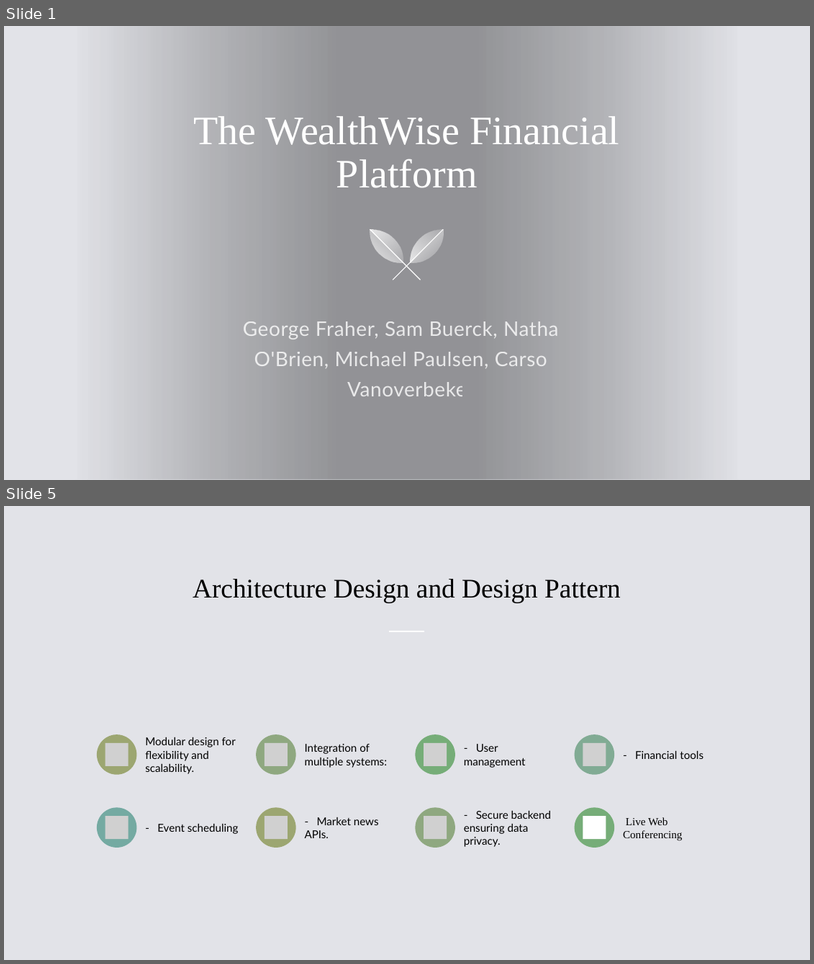
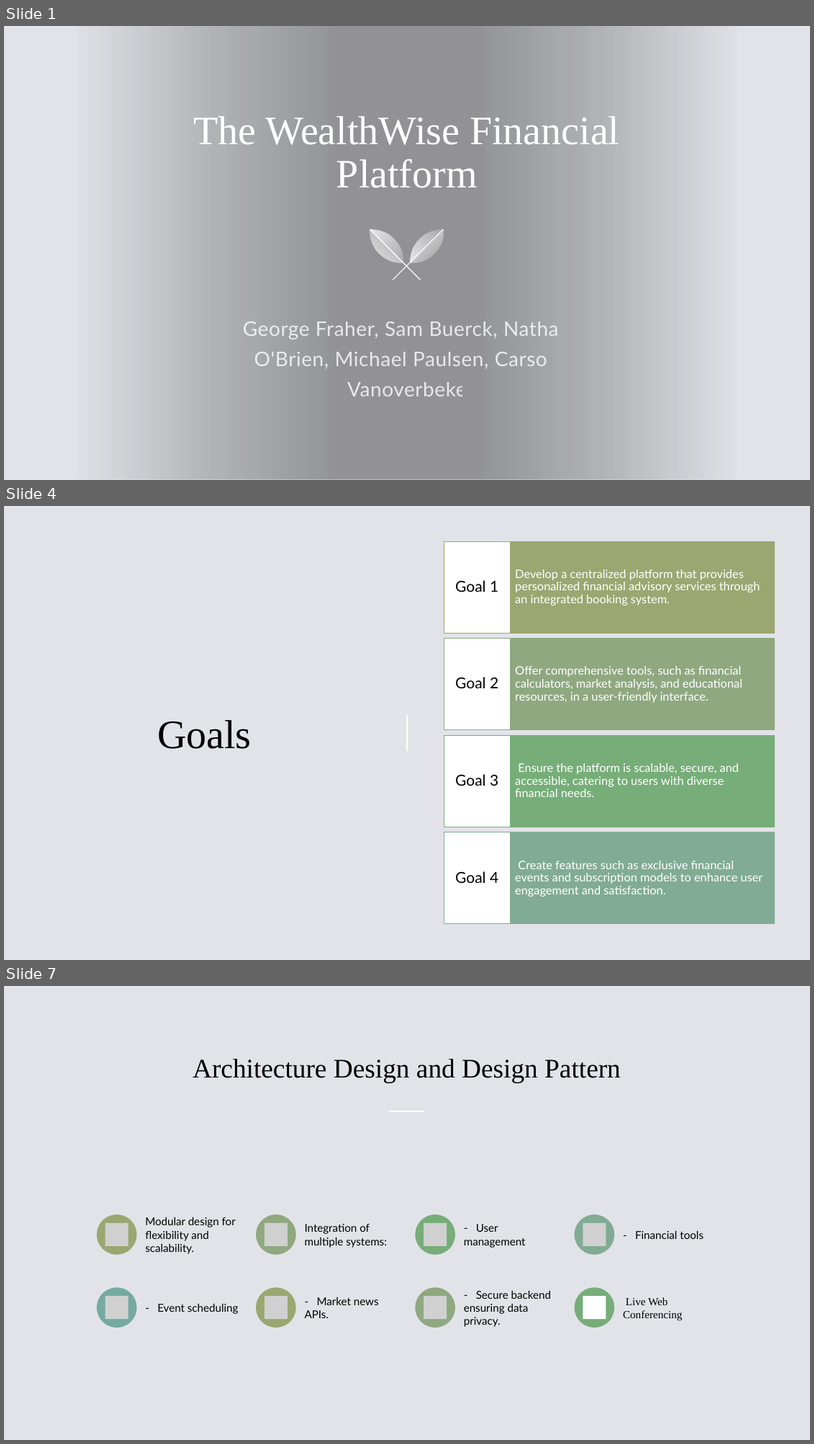
Before and after one commit to Nathan-H-Obrien/Streamlit, a slide deck: SE305 Presentation.pptx. Shown one above the other, each under a label of ours: slides 1 and 5 before the commit, slides 1, 4 and 7 after it; the slides between them are not shown. The pictures are 814x964 and 814x1444 pixels, drawn with LibreOffice and Linux fonts; fonts in the diff are those of the drawing; grey boxes stand for pictures; background and template pictures are left out. Boxes give left, top, right and bottom in pixels: in the first picture for what was removed or moved away, otherwise in the second. Text is boxed around its words. In the diff, an @@ line names an element or a change of style, - is before the commit and + after.

```diff
--- a/SE305 Presentation.pptx
+++ b/SE305 Presentation.pptx
@@ slide 4 added at bbox=[4, 506, 810, 960], background #E2E3E8 @@
@@ title added at bbox=[157, 720, 252, 749], 48 pt, text #000000 @@
+Goals
@@ line added from (407, 715) to (407, 751), #FFFFFF 1 pt @@
@@ group added at bbox=[445, 541, 774, 924]: 8 rectangles, 8 texts @@
+Develop a centralized platform that provides personalized financial advisory services through an integrated booking system.
+Goal 1
+Offer comprehensive tools, such as financial calculators, market analysis, and educational resources, in a user-friendly interface.
+Goal 2
+Ensure the platform is scalable, secure, and accessible, catering to users with diverse financial needs.
+Goal 3
+Create features such as exclusive financial events and subscription models to enhance user engagement and satisfaction.
+Goal 4
@@ what was slide 5 is now slide 7 @@
```
Also in this commit, not shown: 2 slides changed, 5 other slides added, 2 slides removed.
